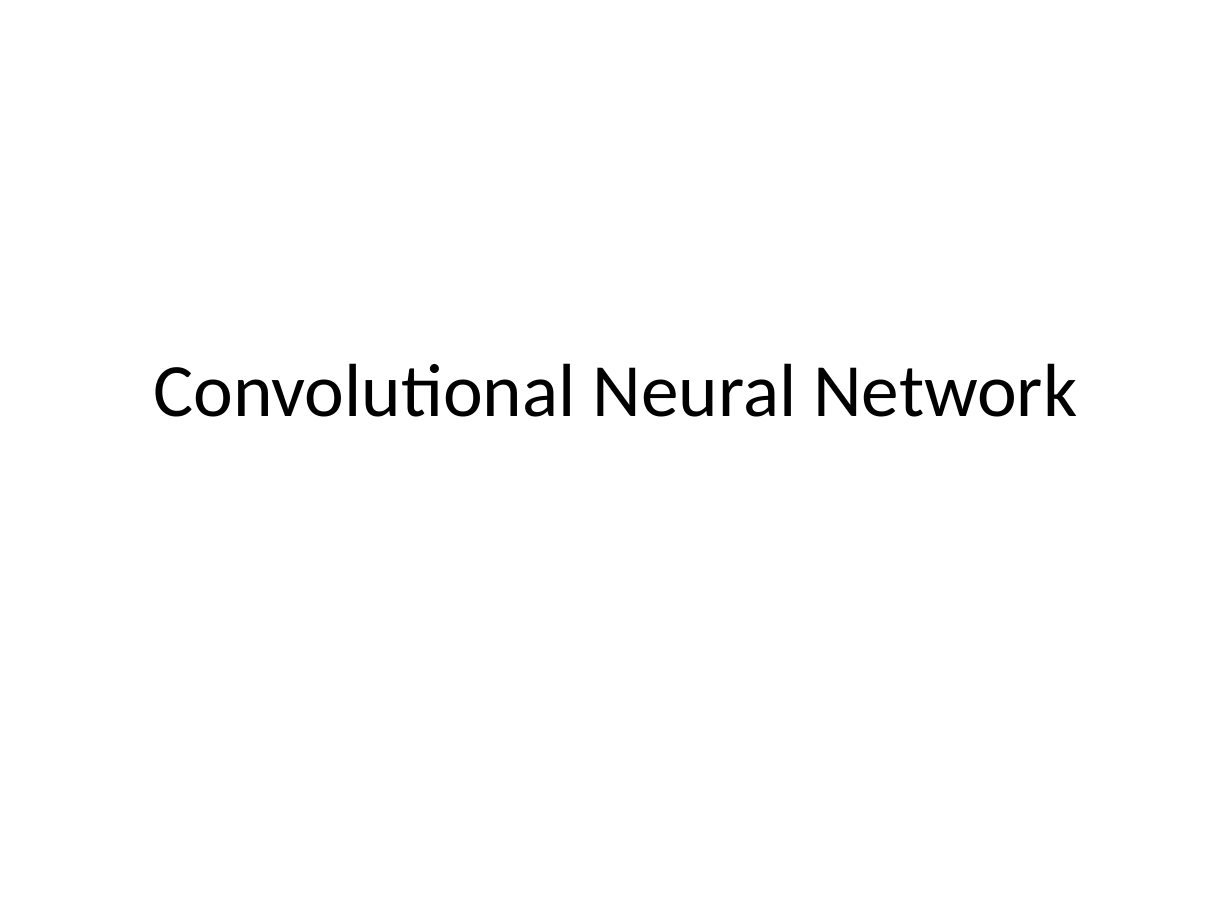
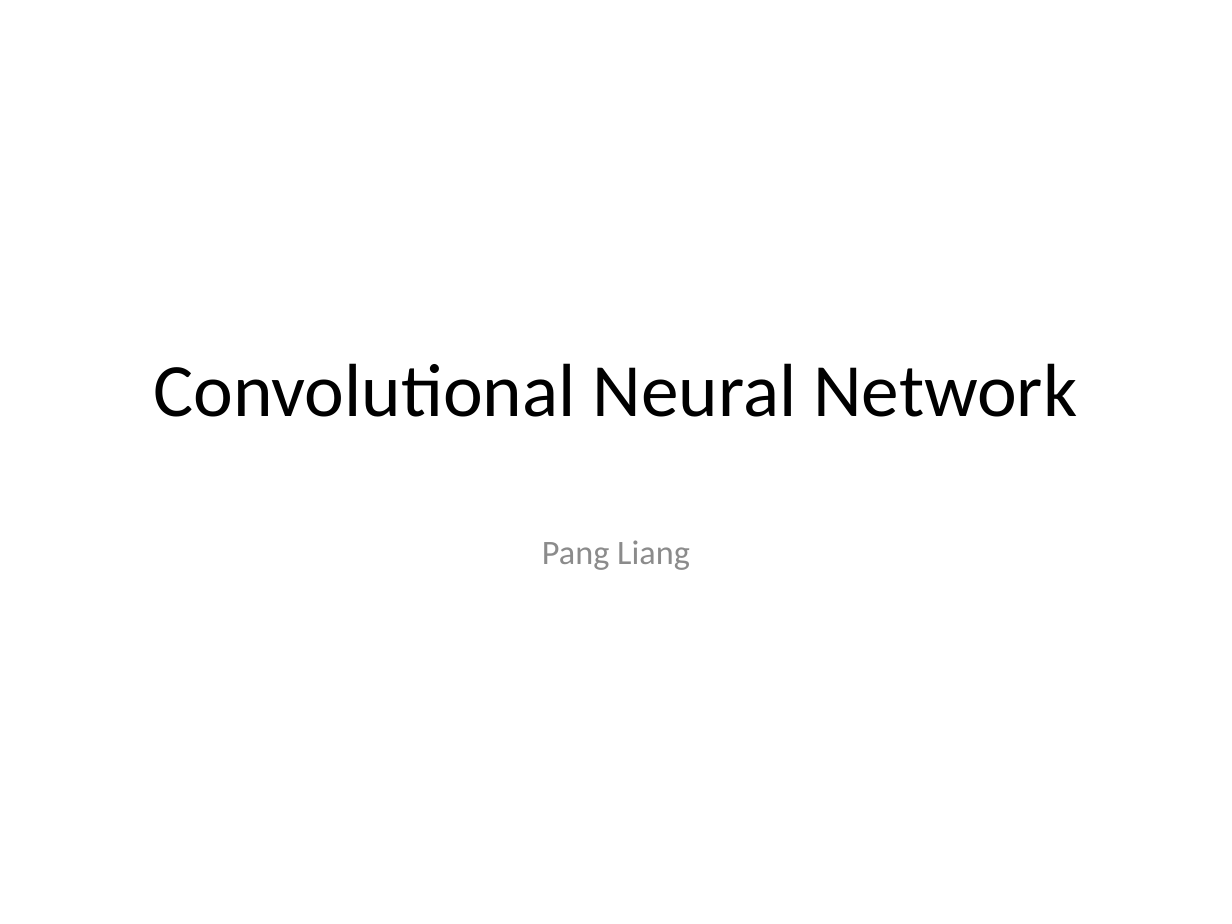
Before and after one commit to pl8787/exp_caffe, a slide deck: slide 1 of doc/Convolutional Neural Network.pptx. Drawn at 1232x924 pixels with LibreOffice and Linux fonts; fonts in the diff are those of the drawing. Boxes give left, top, right and bottom in pixels: in the first picture for what was removed or moved away, otherwise in the second. Text is boxed around its words. In the diff, an @@ line names an element or a change of style, - is before the commit and + after.

Commit message:
final ppt

```diff
--- a/doc/Convolutional Neural Network.pptx
+++ b/doc/Convolutional Neural Network.pptx
@@ subtitle added at [542, 540, 690, 570], 20 pt, text #8C8C8C @@
+Pang Liang
```
Also in this commit, not shown: 4 other slides changed, 3 slides added, 2 slides removed.
